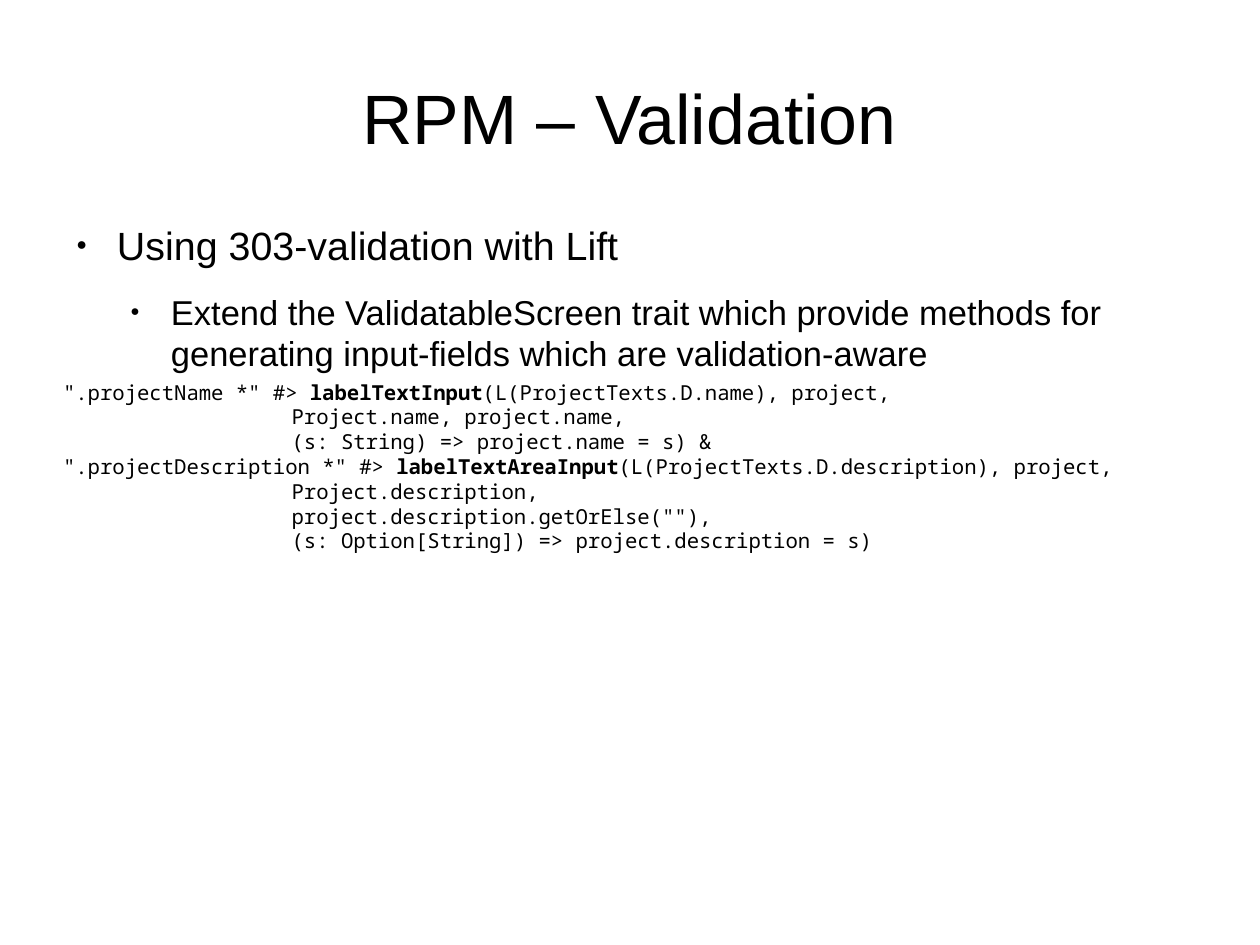
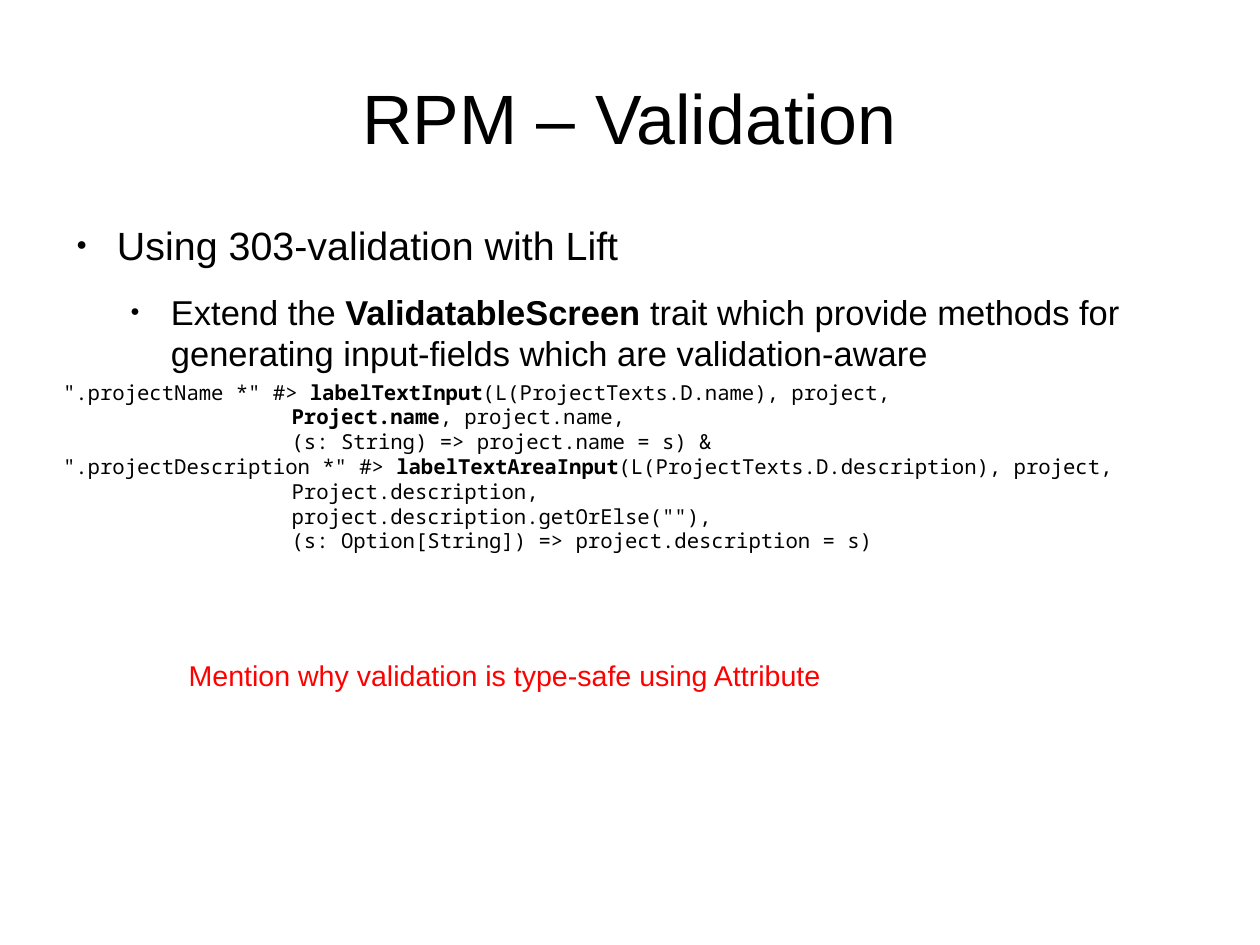
Before and after one commit to andreak/slol-2011, a slide deck: slide 41 of Scala-LiftOff-2011-lift-from-jee-perspective.odp (slide 42 before the commit). Drawn at 1260x945 pixels with LibreOffice and Linux fonts; fonts in the diff are those of the drawing. Boxes give left, top, right and bottom in pixels: in the first picture for what was removed or moved away, otherwise in the second. Text is boxed around its words. In the diff, an @@ line names an element or a change of style, - is before the commit and + after.

```diff
--- a/Scala-LiftOff-2011-lift-from-jee-perspective.odp
+++ b/Scala-LiftOff-2011-lift-from-jee-perspective.odp
@@ text at (171, 300, 1119, 372): bold on in "ValidatableScreen" @@
@@ text at (292, 408, 625, 429): bold on in "Project.name," @@
@@ text added at (189, 665, 820, 692), 18 pt, text #FF0000 @@
+Mention why validation is type-safe using Attribute
```
Also in this commit, not shown: 5 other slides changed, 1 slide added, 1 slide removed.
